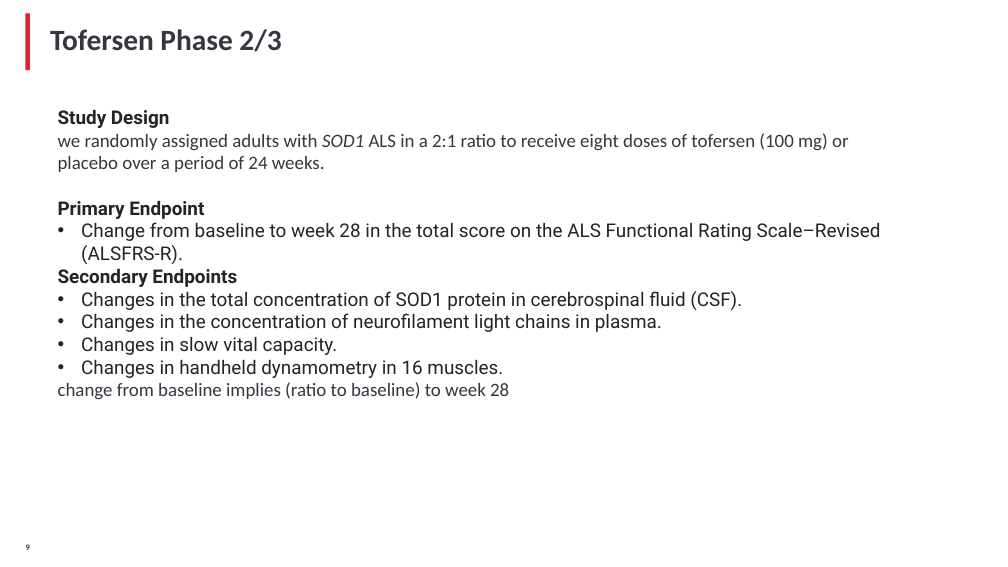
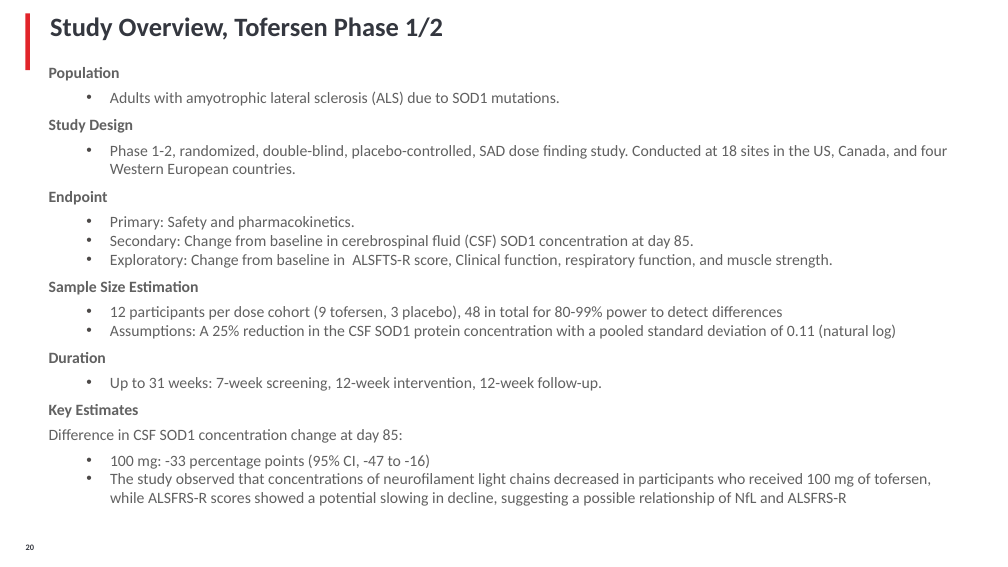
Before and after one commit to YushufSharker/ALS, a slide deck: slide 21 of OutputDocuments/ALS_Slide_deck_STAT.pptx (slide 10 before the commit). Drawn at 1008x567 pixels with LibreOffice and Linux fonts; fonts in the diff are those of the drawing; background and template pictures are left out. Boxes give left, top, right and bottom in pixels: in the first picture for what was removed or moved away, otherwise in the second. Text is boxed around its words. In the diff, an @@ line names an element or a change of style, - is before the commit and + after.

Commit message:
Update
updated presentation

```diff
--- a/OutputDocuments/ALS_Slide_deck_STAT.pptx
+++ b/OutputDocuments/ALS_Slide_deck_STAT.pptx
@@ title at (50, 17, 443, 40): text changed; size 28 to 25.2 pt @@
-Tofersen Phase 2/3
+Study Overview, Tofersen Phase 1/2
@@ text added at (49, 67, 947, 506), 15 pt, text #616161 @@
+Population
+  • Adults with amyotrophic lateral sclerosis (ALS) due to SOD1 mutations.
+Study Design
+  • Phase 1-2, randomized, double-blind, placebo-controlled, SAD dose finding study. Conducted at 18 sites in the US, Canada, and four Western European countries.
+Endpoint
+  • Primary: Safety and pharmacokinetics.
+  • Secondary: Change from baseline in cerebrospinal fluid (CSF) SOD1 concentration at day 85.
+  • Exploratory: Change from baseline in ALSFTS-R score, Clinical function, respiratory function, and muscle strength.
+Sample Size Estimation
+  • 12 participants per dose cohort (9 tofersen, 3 placebo), 48 in total for 80-99% power to detect differences
+  • Assumptions: A 25% reduction in the CSF SOD1 protein concentration with a pooled standard deviation of 0.11 (natural log)
+Duration
+  • Up to 31 weeks: 7-week screening, 12-week intervention, 12-week follow-up.
+Key Estimates
+Difference in CSF SOD1 concentration change at day 85:
+  • 100 mg: -33 percentage points (95% CI, -47 to -16)
+  • The study observed that concentrations of neurofilament light chains decreased in participants who received 100 mg of tofersen, while ALSFRS-R scores showed a potential slowing in decline, suggesting a possible relationship of NfL and ALSFRS-R
@@ text removed at (58, 110, 881, 400) @@
-Study Design
-we randomly assigned adults with SOD1 ALS in a 2:1 ratio to receive eight doses of tofersen (100 mg) or placebo over a period of 24 weeks.
-Primary Endpoint
-• Change from baseline to week 28 in the total score on the ALS Functional Rating Scale–Revised (ALSFRS-R).
-Secondary Endpoints
-• Changes in the total concentration of SOD1 protein in cerebrospinal fluid (CSF).
-• Changes in the concentration of neurofilament light chains in plasma.
-• Changes in slow vital capacity.
-• Changes in handheld dynamometry in 16 muscles.
-change from baseline implies (ratio to baseline) to week 28
@@ page number at (26, 544, 34, 550): text changed @@
-9
+20
```
Also in this commit, not shown: 7 other slides changed, 6 slides added, 13 slides removed, 2 other files.
